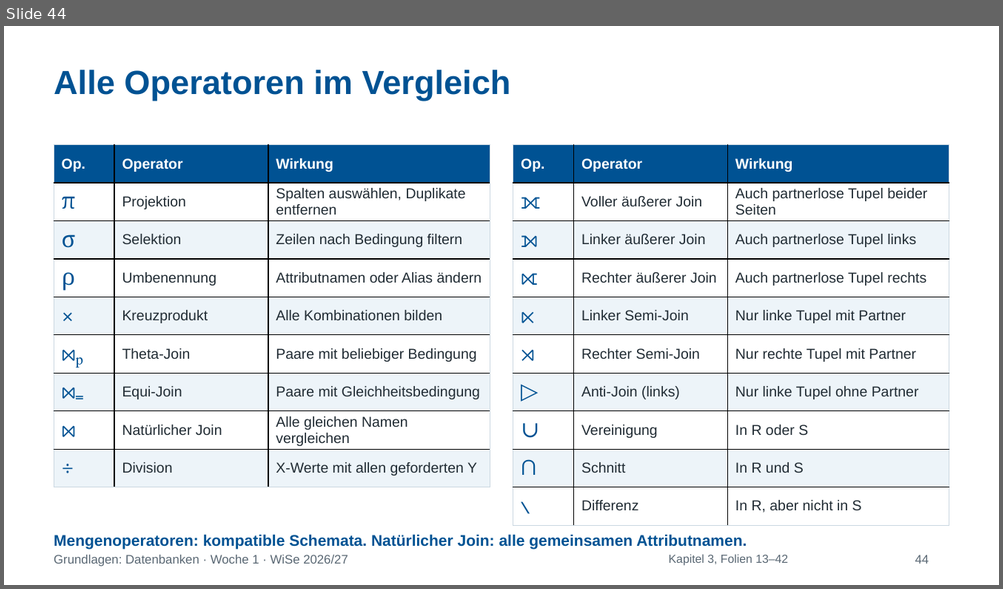
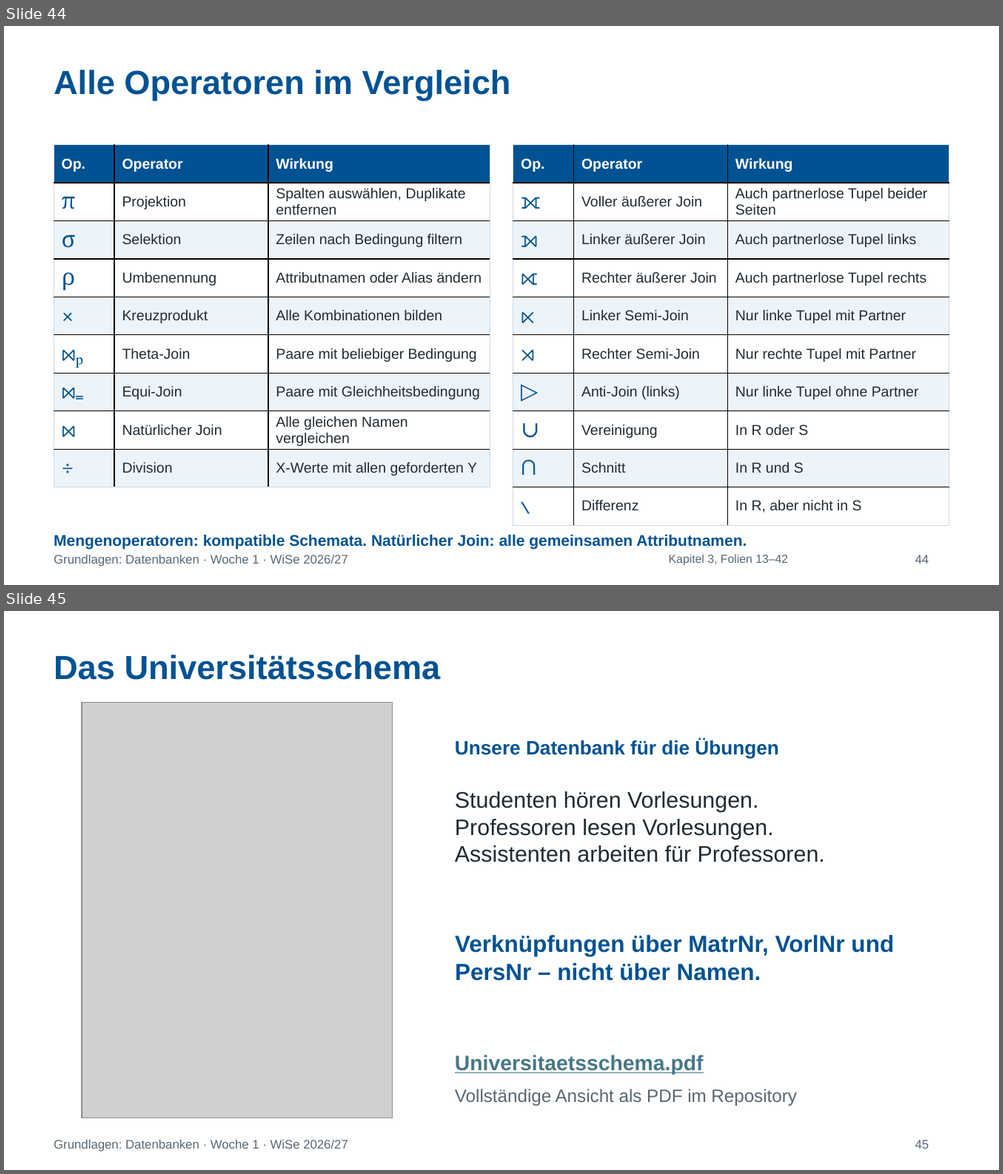
Before and after one commit to IlyaKats2005/GDB_2026-2027_Tutorium, a slide deck: folien/Woche_1_Relationale_Algebra.pptx. Shown one above the other, each under a label of ours: slide 44 before the commit, slides 44 and 45 after it. The pictures are 1003x589 and 1003x1174 pixels, drawn with LibreOffice and Linux fonts; fonts in the diff are those of the drawing; grey boxes stand for pictures. Boxes give left, top, right and bottom in pixels: in the first picture for what was removed or moved away, otherwise in the second. Text is boxed around its words. In the diff, an @@ line names an element or a change of style, - is before the commit and + after.

Commit message:
Add course tools, university schema PDF and Woche 1 guidance

```diff
--- a/folien/Woche_1_Relationale_Algebra.pptx
+++ b/folien/Woche_1_Relationale_Algebra.pptx
@@ slide 45 added at box(4, 611, 999, 1170), background #FFFFFF @@
@@ text added at box(54, 655, 441, 680), 32.2 pt, text #005293, bold @@
+Das Universitätsschema
@@ picture added at box(82, 703, 392, 1119) @@
@@ text added at box(455, 738, 778, 758), 18.8 pt, text #005293, bold @@
+Unsere Datenbank für die Übungen
@@ text added at box(455, 792, 825, 863), 21.8 pt, text #202B33 @@
+Studenten hören Vorlesungen.
+Professoren lesen Vorlesungen.
+Assistenten arbeiten für Professoren.
@@ text added at box(455, 935, 893, 981), 22.5 pt, text #005293, bold @@
+Verknüpfungen über MatrNr, VorlNr und PersNr – nicht über Namen.
@@ text added at box(455, 1055, 703, 1075), 20.2 pt, text #467886, bold, underline @@
+Universitaetsschema.pdf
@@ text added at box(455, 1089, 797, 1106), 17.2 pt, text #596773 @@
+Vollständige Ansicht als PDF im Repository
@@ text added at box(54, 1140, 348, 1152), 12 pt, text #596773 @@
+Grundlagen: Datenbanken · Woche 1 · WiSe 2026/27
@@ text added at box(915, 1140, 929, 1149), 12 pt, text #596773 @@
+45
```
Also in this commit, not shown: 1 other slide added, 2 other files.
